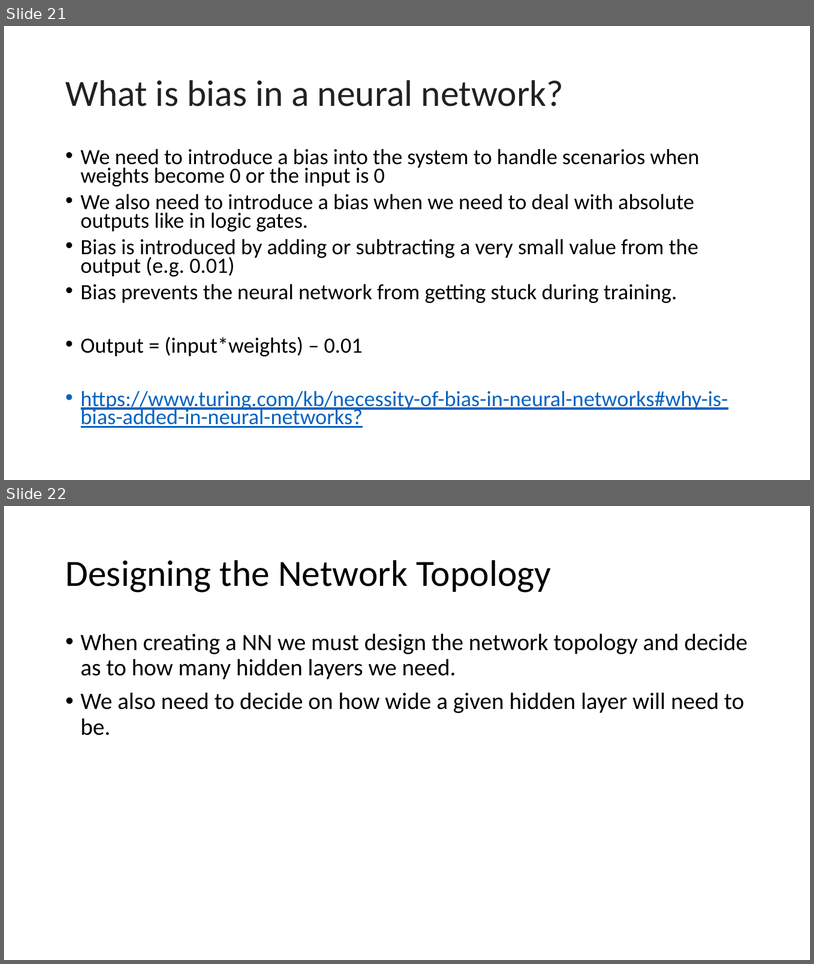
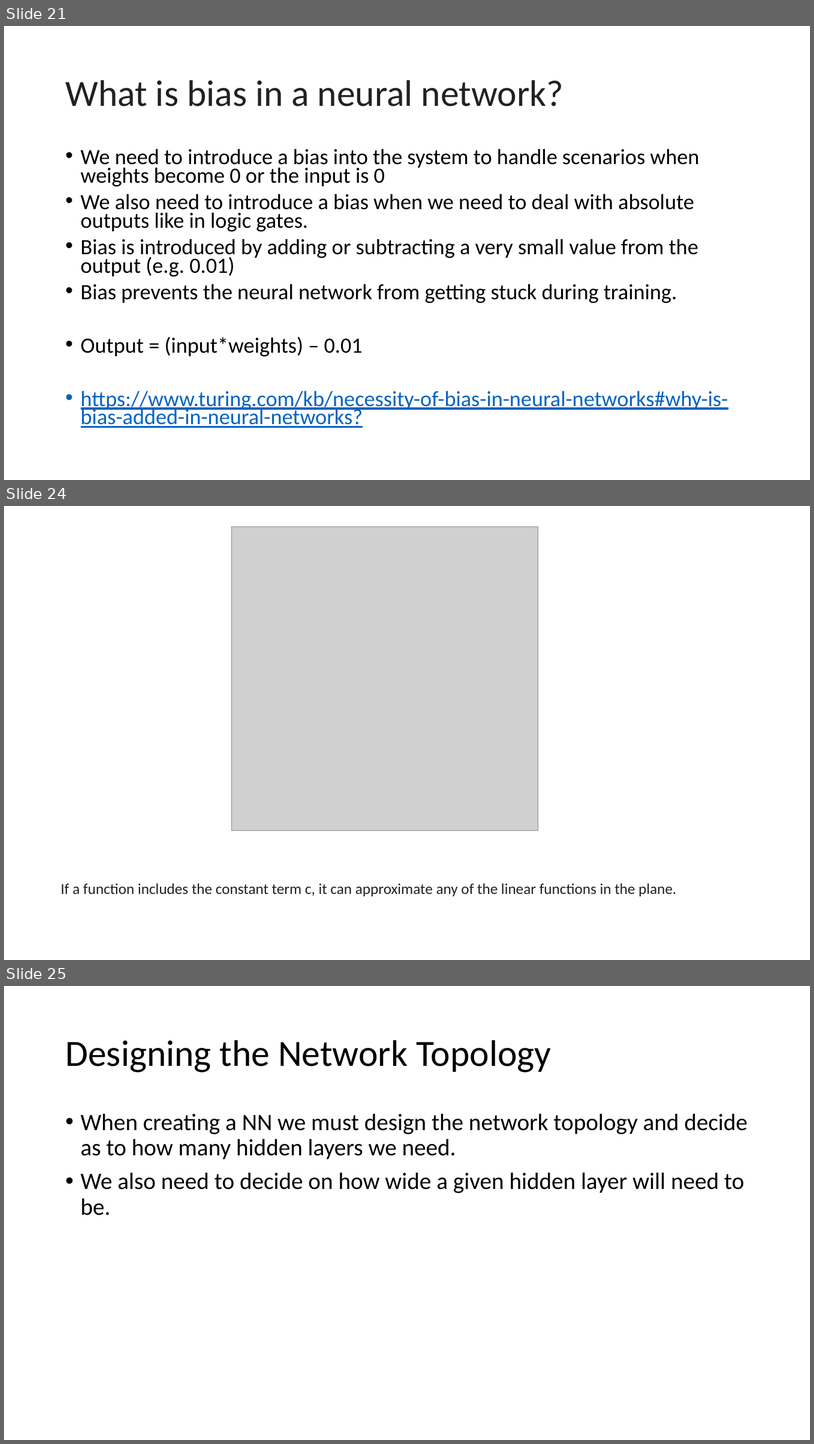
Before and after one commit to mustafa-behrainwala/simpleNN, a slide deck: Introduction To Neural Networks and AI.pptx. Shown one above the other, each under a label of ours: slides 21 and 22 before the commit, slides 21, 24 and 25 after it; the slides between them are not shown. The pictures are 814x964 and 814x1444 pixels, drawn with LibreOffice and Linux fonts; fonts in the diff are those of the drawing; grey boxes stand for pictures. Boxes give left, top, right and bottom in pixels: in the first picture for what was removed or moved away, otherwise in the second. Text is boxed around its words. In the diff, an @@ line names an element or a change of style, - is before the commit and + after.

```diff
--- a/Introduction To Neural Networks and AI.pptx
+++ b/Introduction To Neural Networks and AI.pptx
@@ slide 24 added at bbox=[4, 506, 810, 960], background #FFFFFF @@
@@ picture added at bbox=[231, 526, 539, 829] @@
@@ text added at bbox=[61, 883, 677, 896], 18 pt, text #212121 @@
+If a function includes the constant term c, it can approximate any of the linear functions in the plane.
@@ what was slide 22 is now slide 25 @@
```
Also in this commit, not shown: 2 other slides added.
